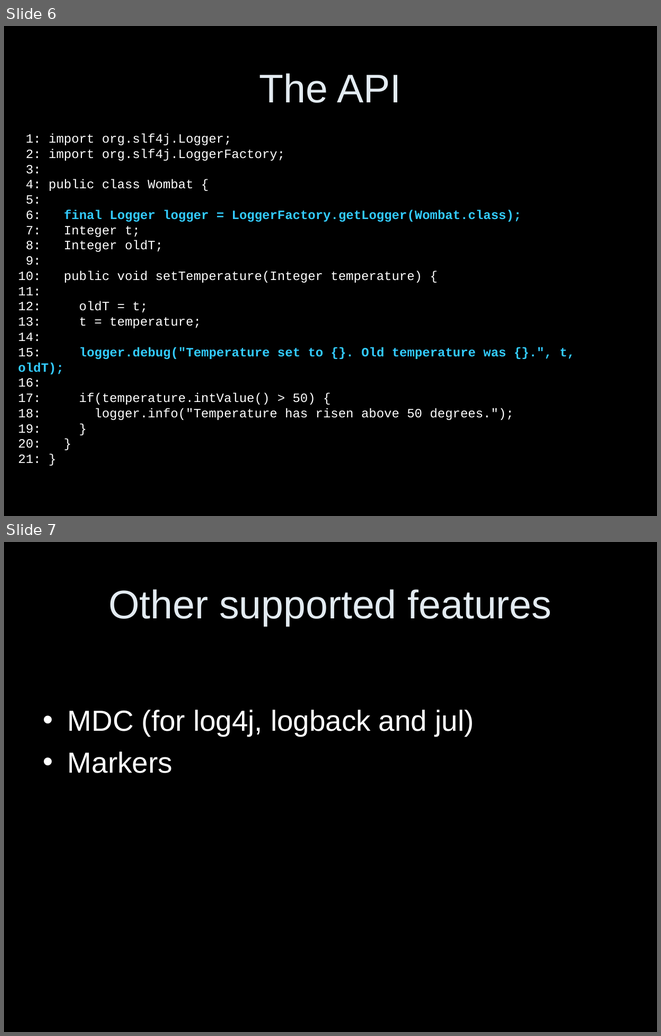
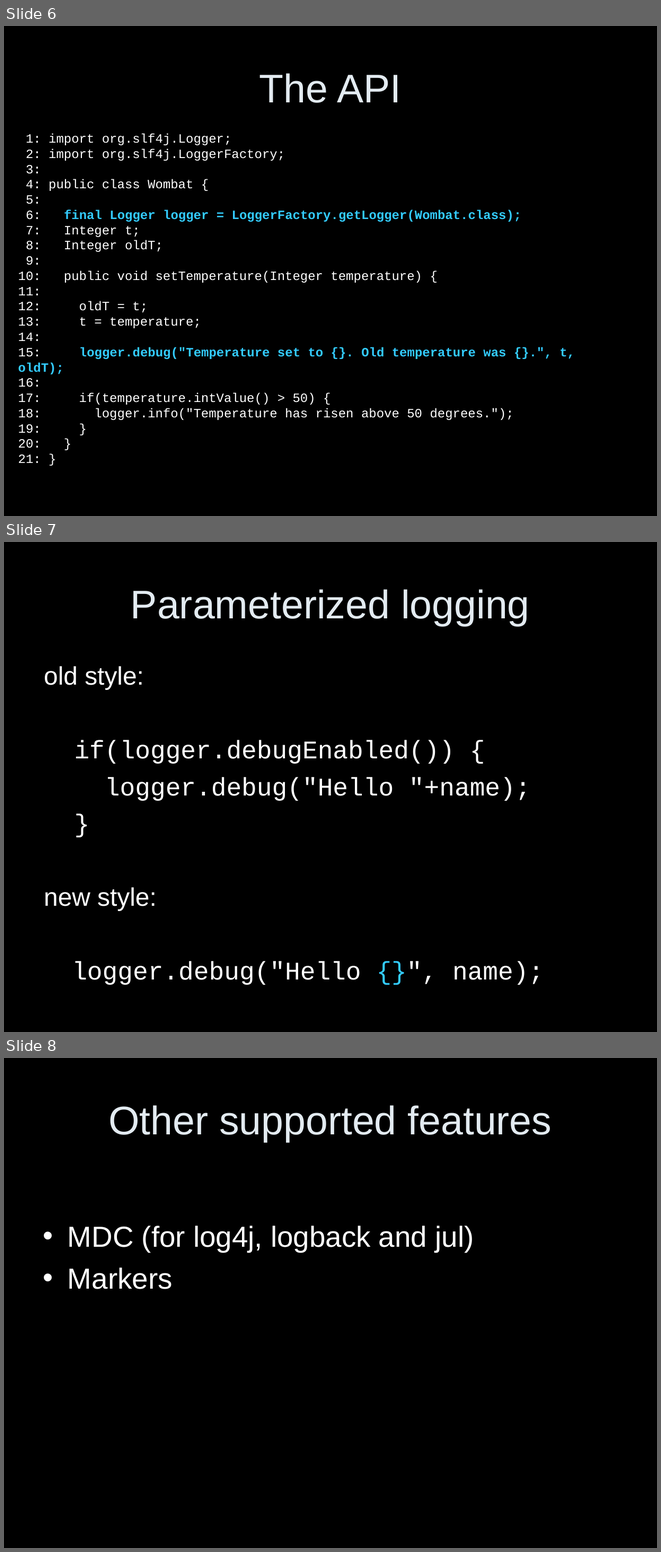
Before and after one commit to qos-ch/slf4j, a slide deck: slf4j-site/src/site/resources/slf4j-in-10-slides.ppt. Shown one above the other, each under a label of ours: slides 6 and 7 before the commit, slides 6, 7 and 8 after it. The pictures are 661x1036 and 661x1552 pixels, drawn with LibreOffice and Linux fonts; fonts in the diff are those of the drawing. Boxes give left, top, right and bottom in pixels: in the first picture for what was removed or moved away, otherwise in the second. Text is boxed around its words. In the diff, an @@ line names an element or a change of style, - is before the commit and + after.

```diff
--- a/slf4j-site/src/site/resources/slf4j-in-10-slides.ppt
+++ b/slf4j-site/src/site/resources/slf4j-in-10-slides.ppt
@@ slide 7 added at [4,542,657,1032], background #000000 @@
@@ title added at [131,589,530,626], 44 pt, text #E3EBF1 @@
+Parameterized logging
@@ text added at [44,666,544,985], 28 pt, text #FFFFFF @@
+old style:
+if(logger.debugEnabled()) {
+logger.debug("Hello "+name);
+}
+new style:
+logger.debug("Hello {}", name);
@@ what was slide 7 is now slide 8 @@
```
Also in this commit, not shown: 1 slide changed.
